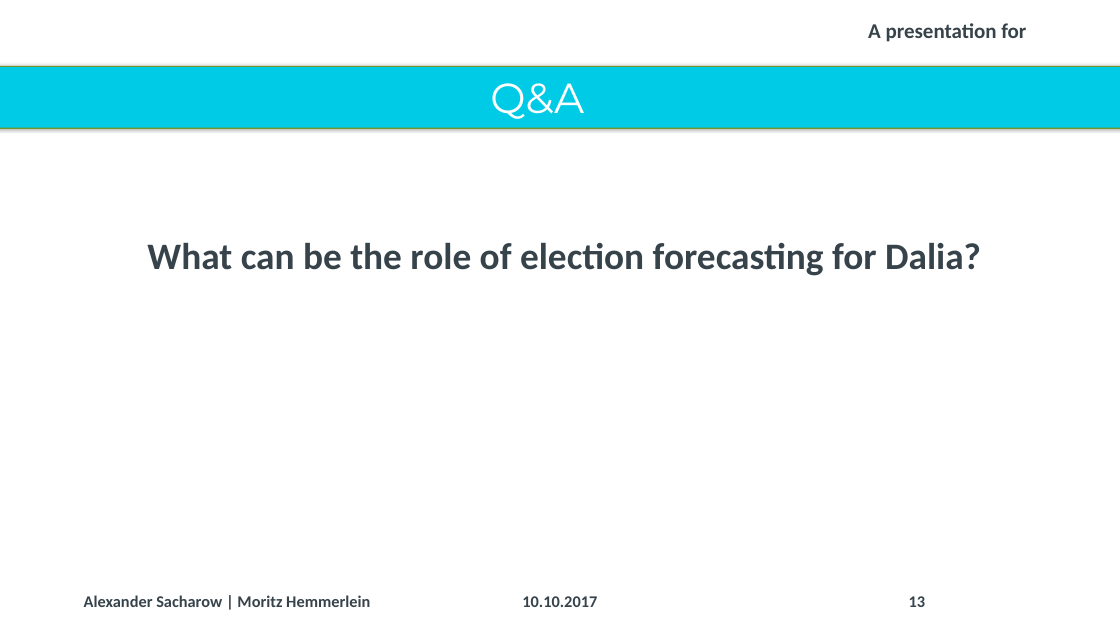
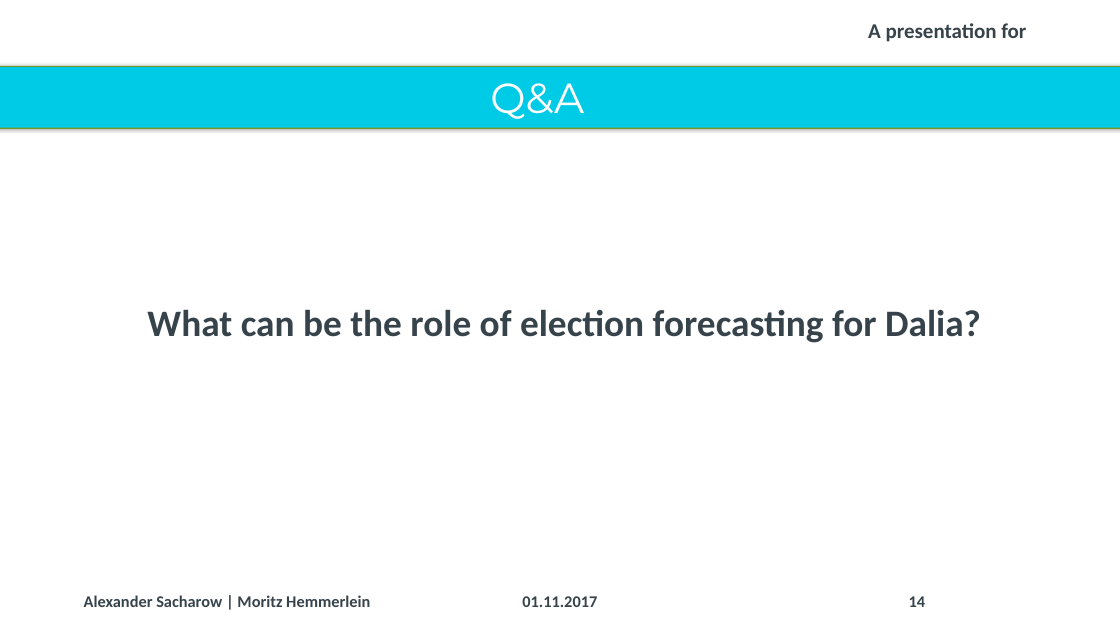
Before and after one commit to Corrod3/ElectionForecasting, a slide deck: slide 14 of Dalia Presentation/20171006_Dalia_Lunchtime Talk_Election Forecasting_v2.pptx (slide 13 before the commit). Drawn at 1120x630 pixels with LibreOffice and Linux fonts; fonts in the diff are those of the drawing; background and template pictures are left out. Boxes give left, top, right and bottom in pixels: in the first picture for what was removed or moved away, otherwise in the second. Text is boxed around its words. In the diff, an @@ line names an element or a change of style, - is before the commit and + after.

```diff
--- a/Dalia Presentation/20171006_Dalia_Lunchtime Talk_Election Forecasting_v2.pptx
+++ b/Dalia Presentation/20171006_Dalia_Lunchtime Talk_Election Forecasting_v2.pptx
@@ text "What can be the role ...": place and size @@
-text "What can be the role ..." at bbox=[147, 242, 981, 276]
+text "What can be the role ..." at bbox=[147, 309, 981, 343]
@@ text at bbox=[522, 596, 597, 607]: text changed @@
-10.10.2017
+01.11.2017
@@ page number at bbox=[909, 596, 926, 607]: text changed @@
-13
+14
```
Also in this commit, not shown: 12 other slides changed, 4 slides added, 3 other files.
